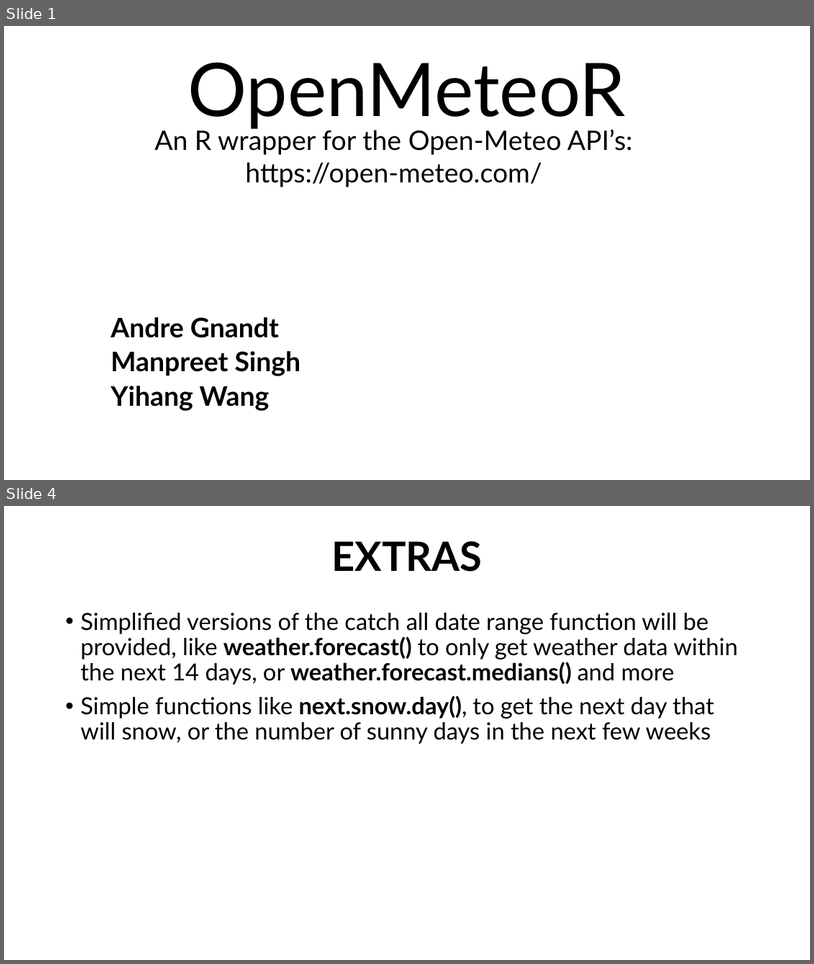
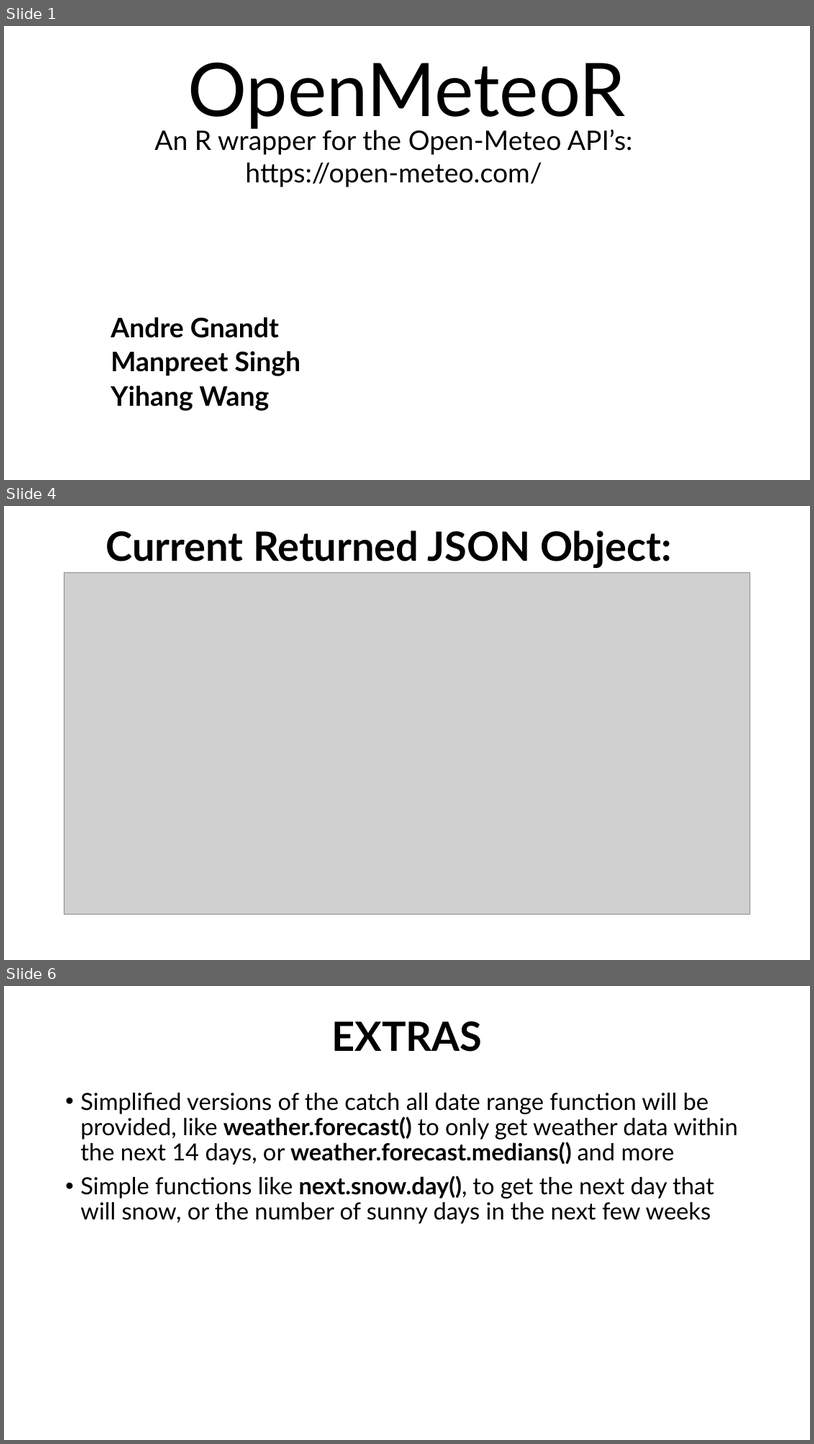
Before and after one commit to andre-gnandt/DATA-534-Project-Group-6, a slide deck: Proposal-Presentation.pptx. Shown one above the other, each under a label of ours: slides 1 and 4 before the commit, slides 1, 4 and 6 after it; the slides between them are not shown. The pictures are 814x964 and 814x1444 pixels, drawn with LibreOffice and Linux fonts; fonts in the diff are those of the drawing; grey boxes stand for pictures. Boxes give left, top, right and bottom in pixels: in the first picture for what was removed or moved away, otherwise in the second. Text is boxed around its words. In the diff, an @@ line names an element or a change of style, - is before the commit and + after.

```diff
--- a/Proposal-Presentation.pptx
+++ b/Proposal-Presentation.pptx
@@ slide 4 added at <box>4,506,810,960</box>, background #FFFFFF @@
@@ text added at <box>106,530,672,568</box>, 48 pt, text #000000, bold @@
+Current Returned JSON Object:
@@ picture added at <box>64,572,750,914</box> @@
@@ what was slide 4 is now slide 6 @@
```
Also in this commit, not shown: 3 slides changed, 1 other slide added, 2 other files.
